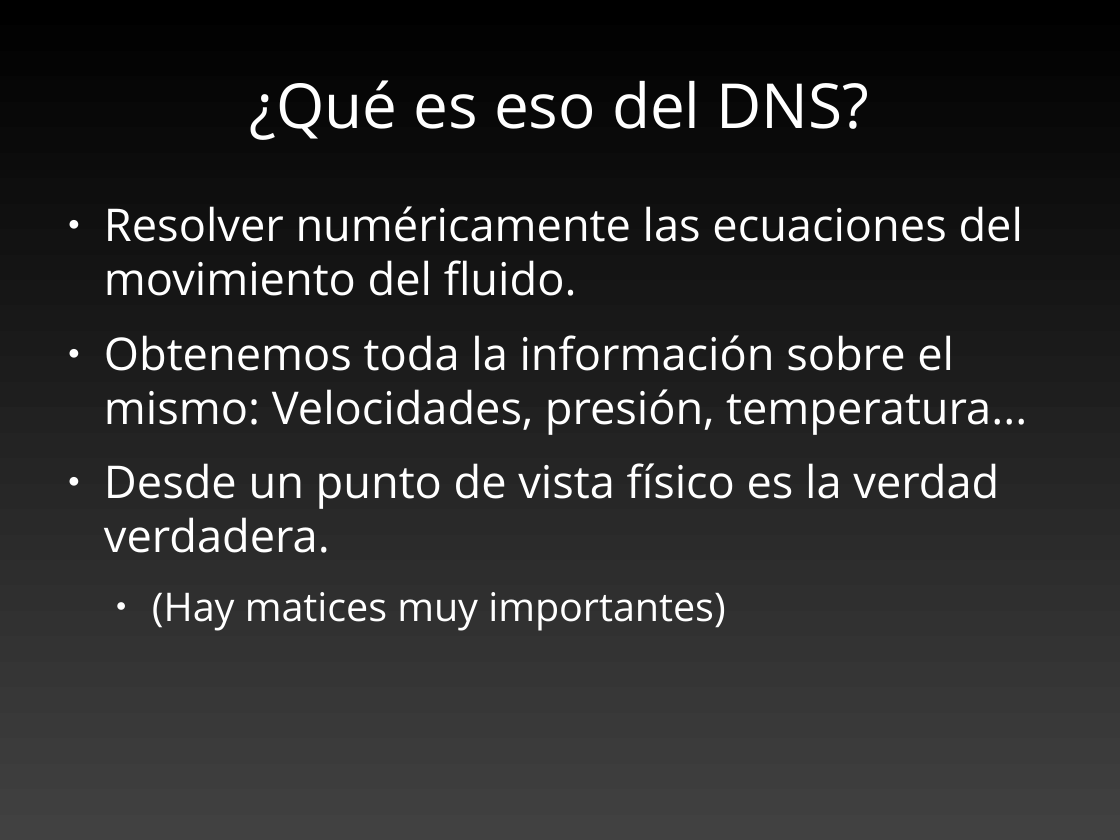
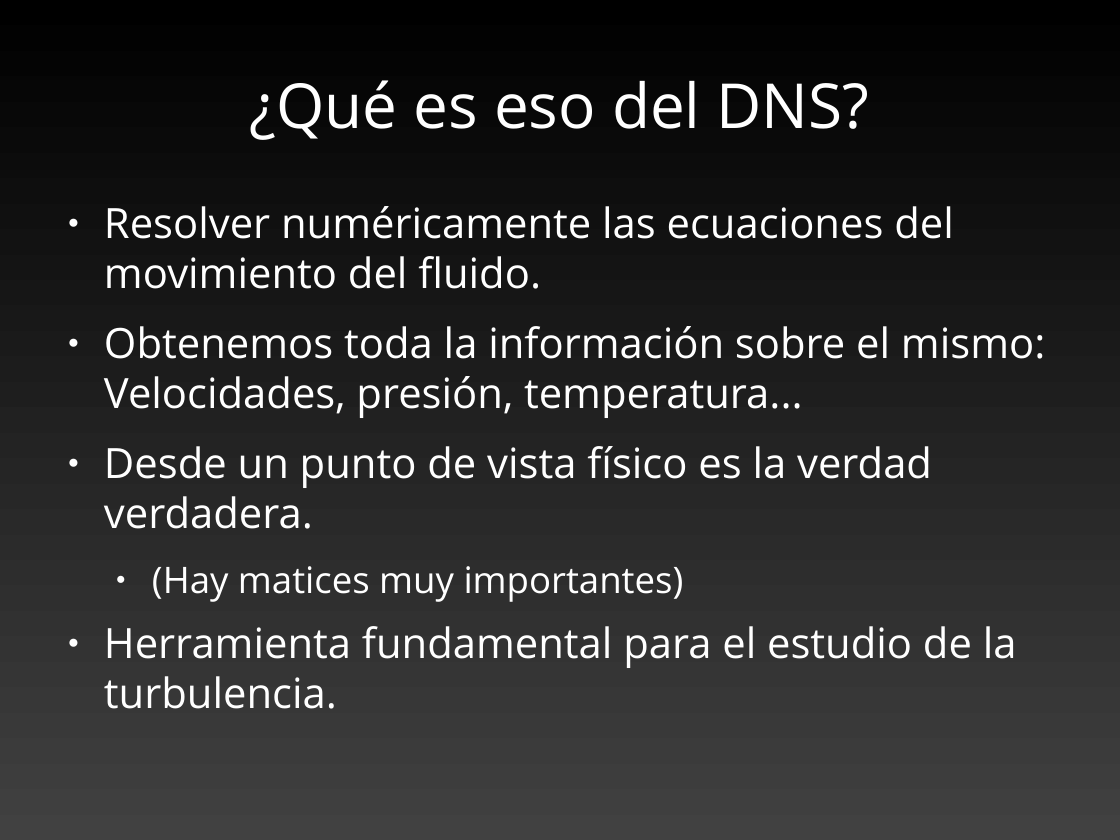
Before and after one commit to guillemborrell/CursoScripting, a slide deck: slide 2 of clases/valencia_2010/valencia_global.odp. Drawn at 1120x840 pixels with LibreOffice and Linux fonts; fonts in the diff are those of the drawing. Boxes give left, top, right and bottom in pixels: in the first picture for what was removed or moved away, otherwise in the second. Text is boxed around its words. In the diff, an @@ line names an element or a change of style, - is before the commit and + after.

```diff
--- a/clases/valencia_2010/valencia_global.odp
+++ b/clases/valencia_2010/valencia_global.odp
@@ text at [104,206,1046,602]: size 32 to 29.6 pt in "Resolver numéricamente las ecuaciones del movimiento del ...", "Obtenemos toda la información sobre el mismo: ...", "Desde un punto de vista físico es ..."; size 28 to 25.9 pt in "(Hay matices muy importantes)" @@
@@ text at [104,626,1017,709]: paragraph added @@
+● Herramienta fundamental para el estudio de la turbulencia.
```
Also in this commit, not shown: 2 other slides changed, 1 other file.
